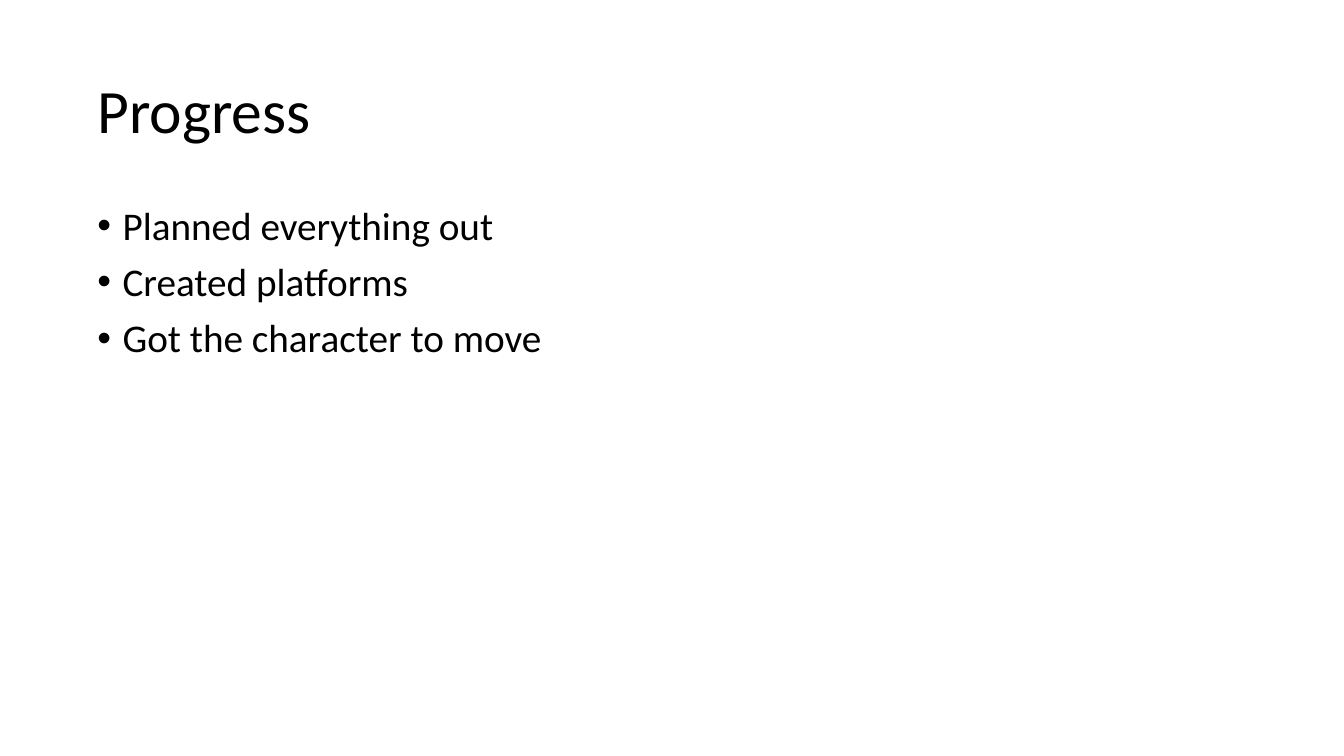
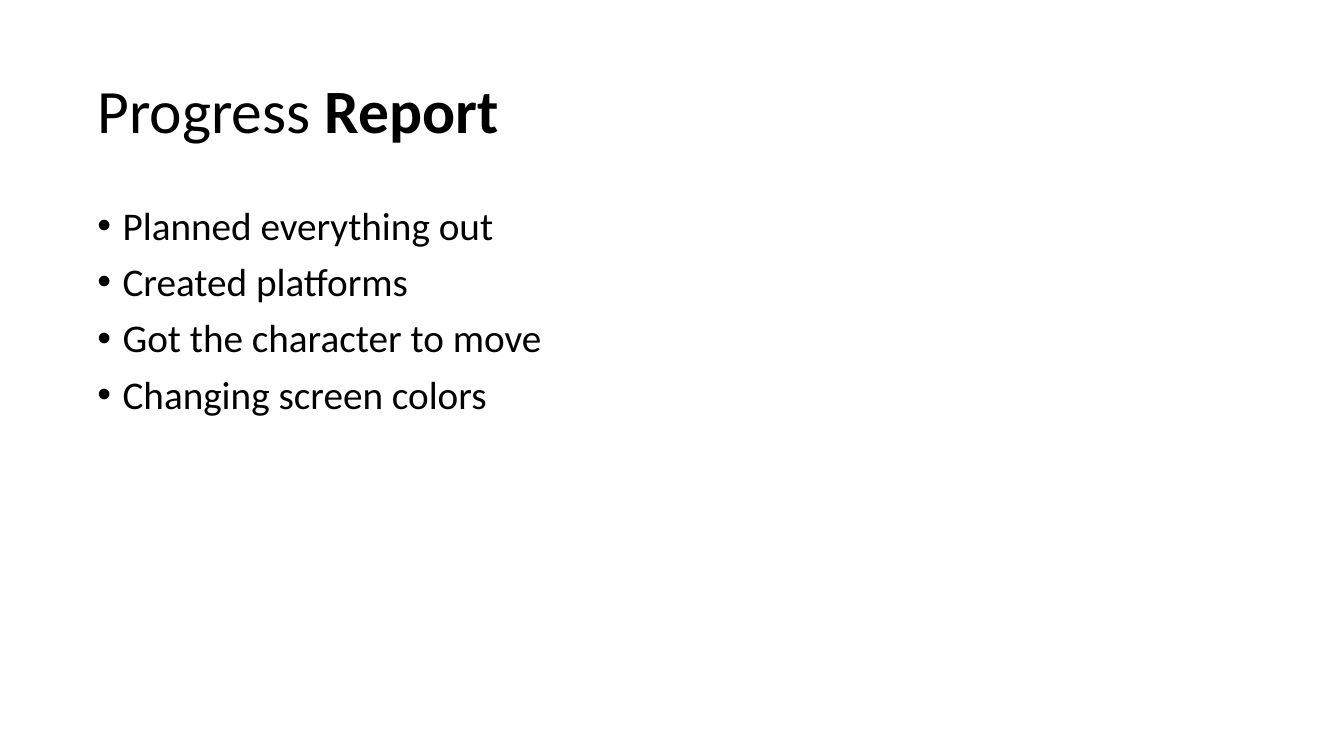
Before and after one commit to antoinemcabee/Mario-Bros., a slide deck: slide 7 of progressreport (3) (1).pptx. Drawn at 1344x756 pixels with LibreOffice and Linux fonts; fonts in the diff are those of the drawing. Boxes give left, top, right and bottom in pixels: in the first picture for what was removed or moved away, otherwise in the second. Text is boxed around its words. In the diff, an @@ line names an element or a change of style, - is before the commit and + after.

```diff
--- a/progressreport (3) (1).pptx
+++ b/progressreport (3) (1).pptx
@@ title at [97,93,499,144]: text changed @@
-Progress
+Progress Report
@@ text at [123,381,487,416]: paragraph added @@
+• Changing screen colors
```
Also in this commit, not shown: 9 other slides changed.
